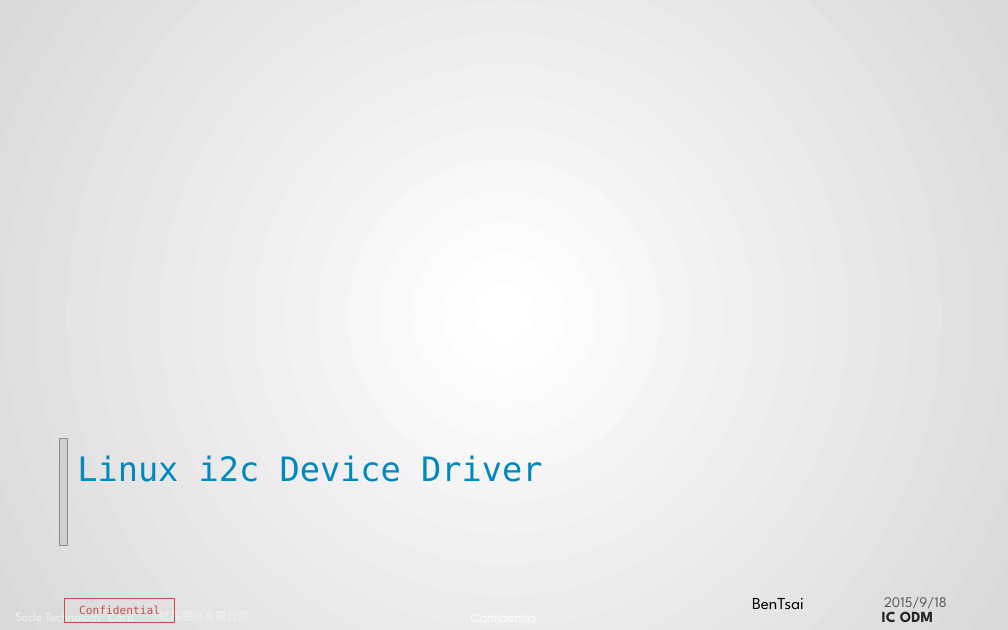
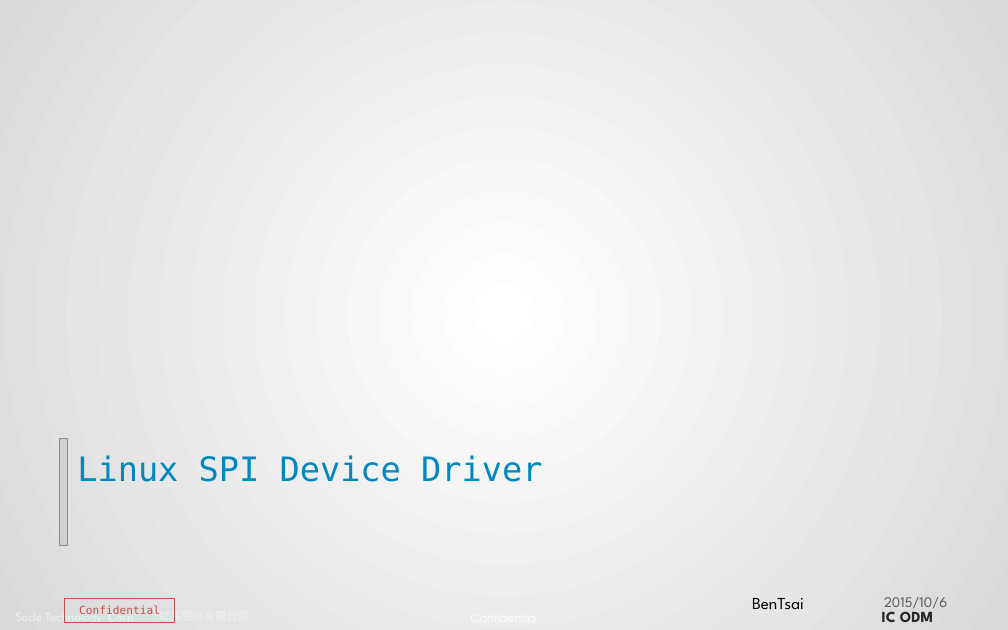
Before and after one commit to JomaskTsai/ppt_linux, a slide deck: slide 1 of spi_report_ben.pptx. Drawn at 1008x630 pixels with LibreOffice and Linux fonts; fonts in the diff are those of the drawing; grey boxes stand for pictures; background and template pictures are left out. Boxes give left, top, right and bottom in pixels: in the first picture for what was removed or moved away, otherwise in the second. Text is boxed around its words. In the diff, an @@ line names an element or a change of style, - is before the commit and + after.

```diff
--- a/spi_report_ben.pptx
+++ b/spi_report_ben.pptx
@@ title at (77,455,542,482): text changed @@
-Linux i2c Device Driver
+Linux SPI Device Driver
@@ text at (884,597,947,613): text changed @@
-2015/9/18
+2015/10/6
```
Also in this commit, not shown: 2 other slides changed, 1 other file.
